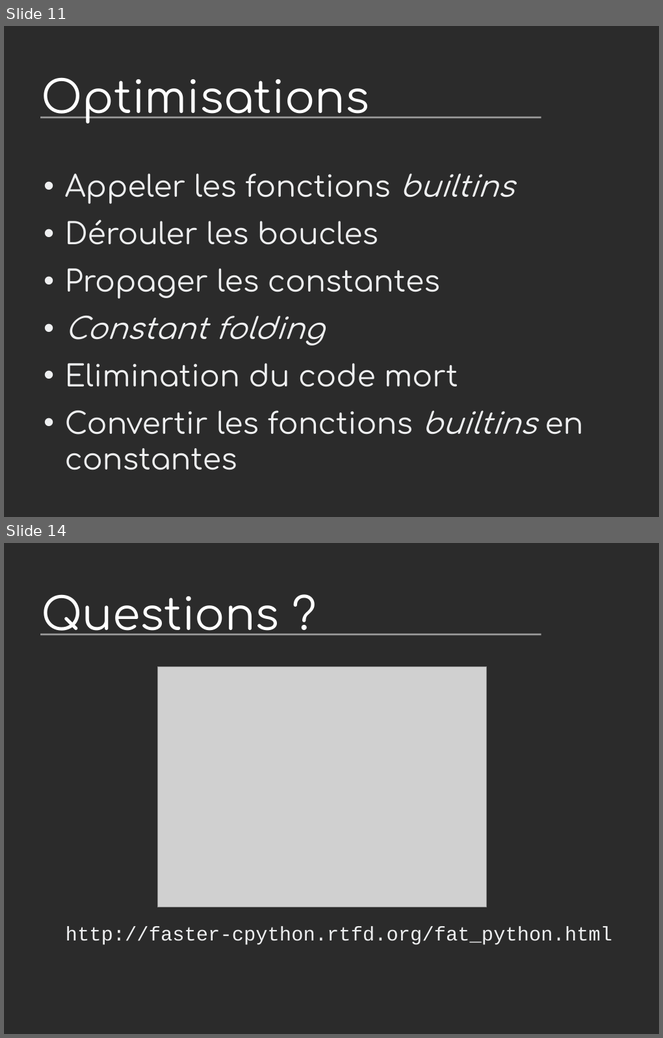
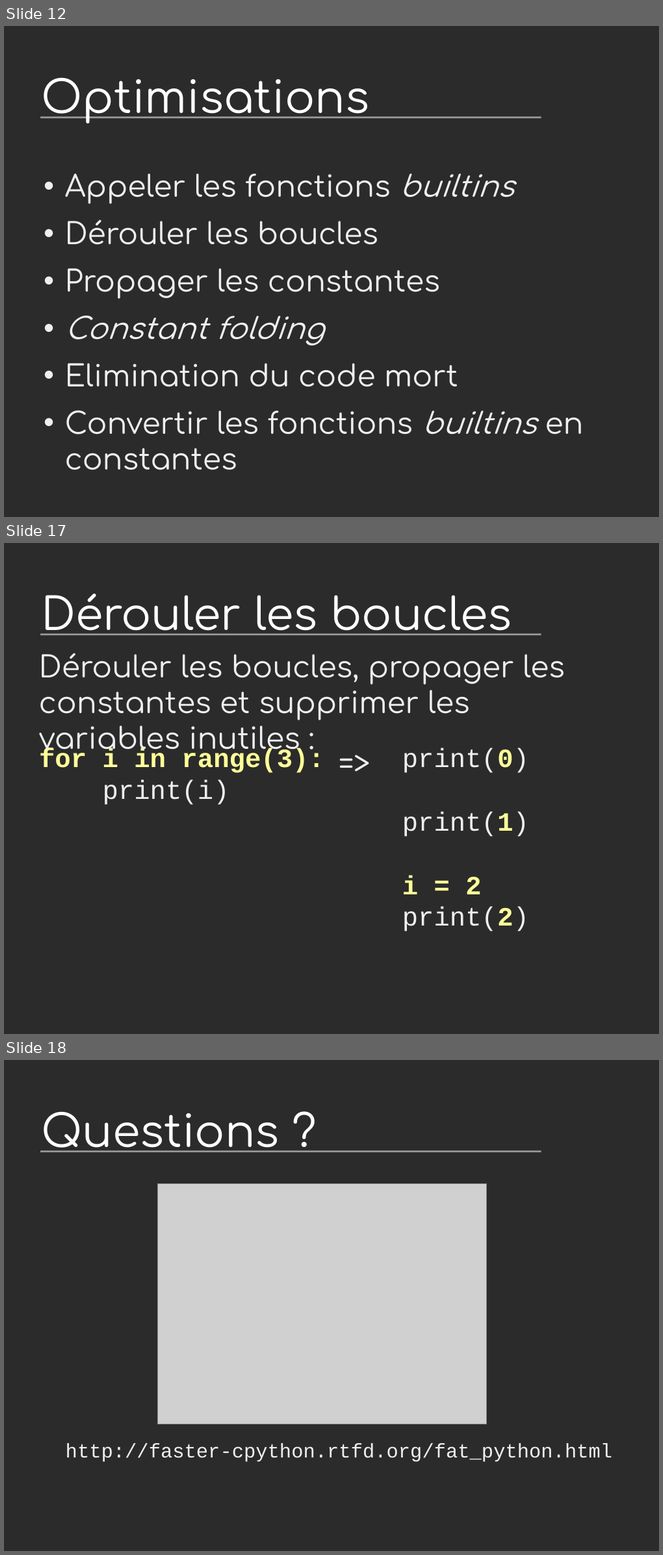
Before and after one commit to vstinner/talks, a slide deck: 2015-dev-var-Toulon/fat_python.odp. Shown one above the other, each under a label of ours: slides 11 and 14 before the commit, slides 12, 17 and 18 after it; the slides between them are not shown. The pictures are 663x1038 and 663x1555 pixels, drawn with LibreOffice and Linux fonts; fonts in the diff are those of the drawing; grey boxes stand for pictures; background and template pictures are left out; a plain dark background stands for a picture behind light text. Boxes give left, top, right and bottom in pixels: in the first picture for what was removed or moved away, otherwise in the second. Text is boxed around its words. In the diff, an @@ line names an element or a change of style, - is before the commit and + after.

```diff
--- a/2015-dev-var-Toulon/fat_python.odp
+++ b/2015-dev-var-Toulon/fat_python.odp
@@ slide 17 added at [4, 543, 659, 1034], background picture (left out); not listed: 1 template element that a slide beside it also shows @@
@@ title added at [42, 594, 512, 635], 54 pt, text #FFFFFF @@
+Dérouler les boucles
@@ text added at [39, 653, 565, 756], 36 pt, text #EEEFF0 @@
+Dérouler les boucles, propager les constantes et supprimer les variables inutiles :
@@ text added at [39, 748, 324, 805], 32 pt, text #FFFF99, bold @@
+for i in range(3):
+print(i)
@@ text added at [334, 742, 376, 781], 36 pt, text #EEEFF0 @@
+=>
@@ text added at [402, 748, 529, 932], 32 pt, text #EEEFF0 @@
+print(0)
+print(1)
+i = 2
+print(2)
@@ what was slide 11 is now slide 12 @@
@@ what was slide 14 is now slide 18 @@
```
Also in this commit, not shown: 7 slides changed, 3 other slides added, 1 other file.
